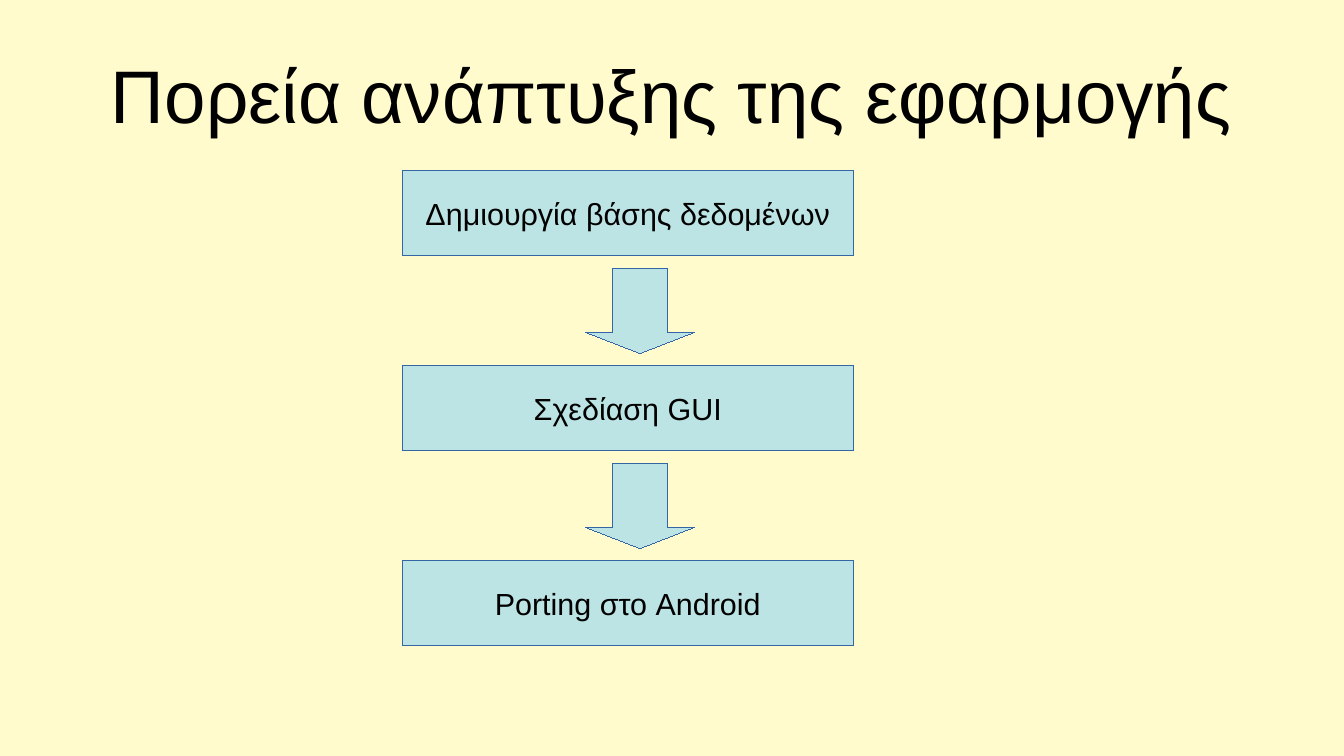
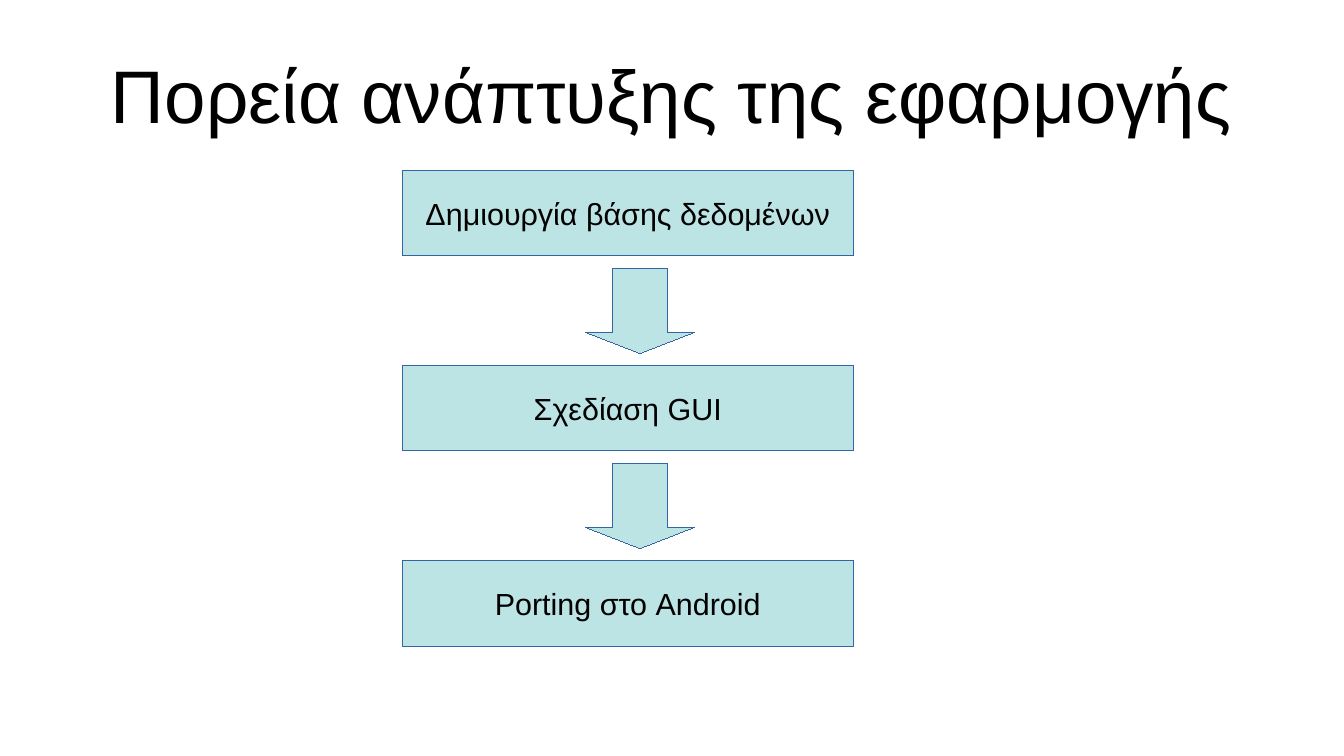
Before and after one commit to SlowGahnoo/pyContacts, a slide deck: slide 4 of presentation45.odp. Drawn at 1344x756 pixels with LibreOffice and Linux fonts; fonts in the diff are those of the drawing. Boxes give left, top, right and bottom in pixels: in the first picture for what was removed or moved away, otherwise in the second. Text is boxed around its words. In the diff, an @@ line names an element or a change of style, - is before the commit and + after.

```diff
--- a/presentation45.odp
+++ b/presentation45.odp
@@ background #FFFBCC to #FFFFFF @@
@@ rectangle removed at bbox=[402, 171, 854, 256] @@
-Δημιουργία βάσης δεδομένων
@@ freeform shape added at bbox=[402, 171, 854, 256], fill #BCE4E5, outline #3465A4 0 pt, 18 pt, text #000000 @@
+Δημιουργία βάσης δεδομένων
@@ down arrow removed at bbox=[585, 268, 695, 354] @@
@@ freeform shape added at bbox=[585, 268, 695, 354], fill #BCE4E5, outline #3465A4 0 pt @@
@@ rectangle removed at bbox=[402, 366, 854, 451] @@
-Σχεδίαση GUI
@@ freeform shape added at bbox=[402, 366, 854, 451], fill #BCE4E5, outline #3465A4 0 pt, 18 pt, text #000000 @@
+Σχεδίαση GUI
@@ down arrow removed at bbox=[585, 463, 695, 549] @@
@@ freeform shape added at bbox=[585, 463, 695, 549], fill #BCE4E5, outline #3465A4 0 pt @@
@@ rectangle removed at bbox=[402, 561, 854, 646] @@
-Porting στο Android
@@ freeform shape added at bbox=[402, 561, 854, 646], fill #BCE4E5, outline #3465A4 0 pt, 18 pt, text #000000 @@
+Porting στο Android
```
Also in this commit, not shown: 8 other slides changed, 3 slides added.
